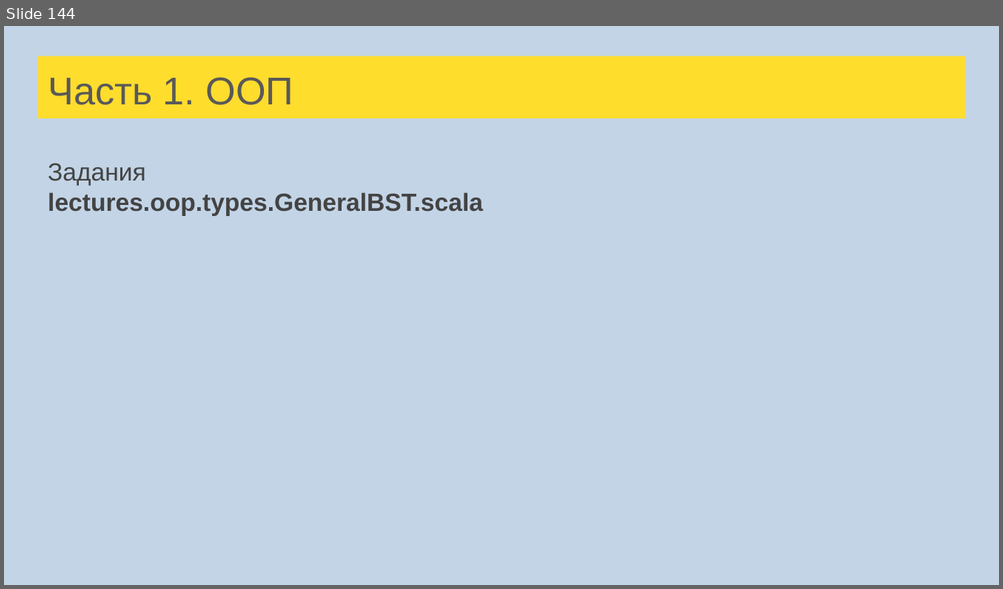
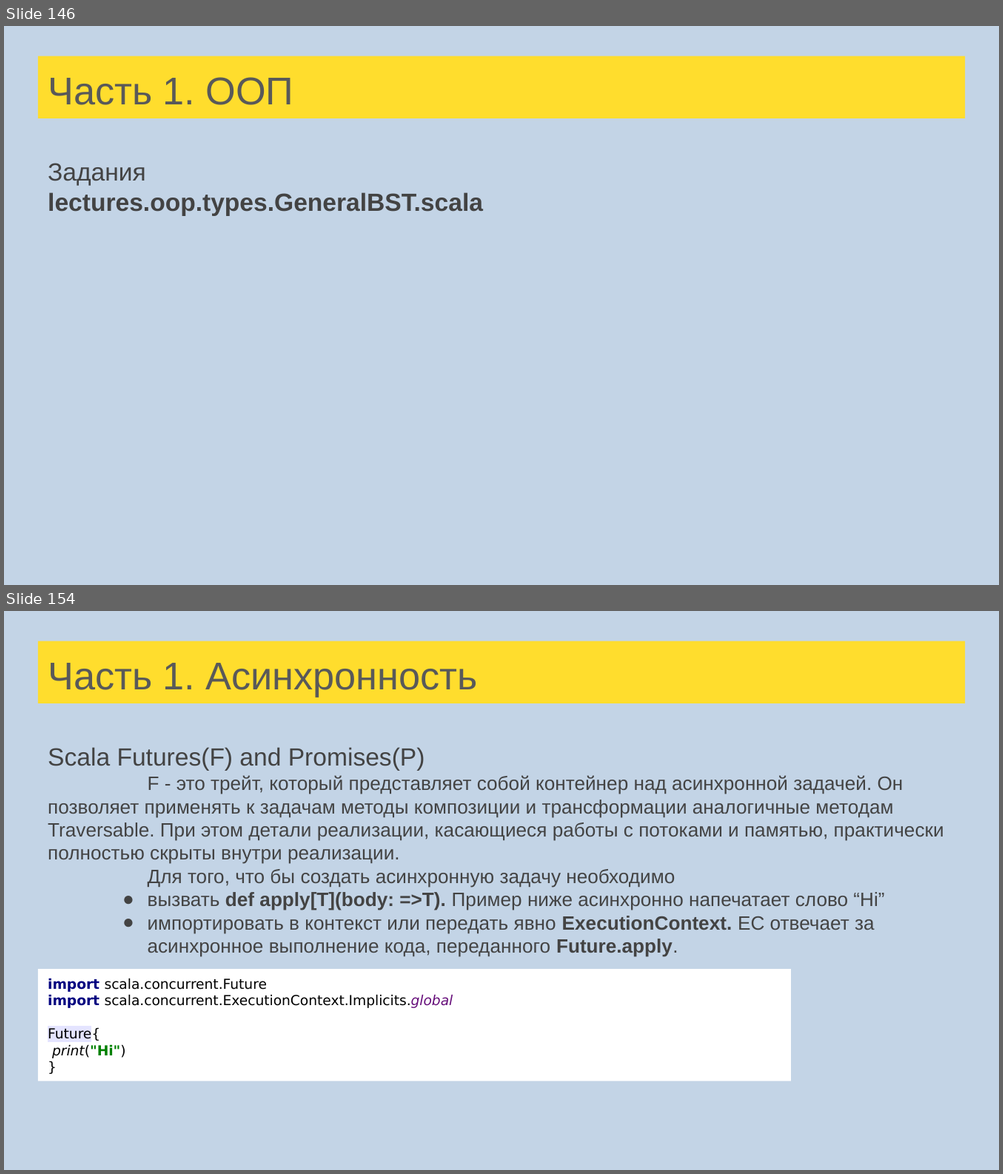
Before and after one commit to tralfamadore/ScalaLectures, a slide deck: src/main/resources/Лекции Scala для FinTech.pptx. Shown one above the other, each under a label of ours: slide 144 before the commit, slides 146 and 154 after it; the slides between them are not shown. The pictures are 1003x589 and 1003x1174 pixels, drawn with LibreOffice and Linux fonts; fonts in the diff are those of the drawing. Boxes give left, top, right and bottom in pixels: in the first picture for what was removed or moved away, otherwise in the second. Text is boxed around its words. In the diff, an @@ line names an element or a change of style, - is before the commit and + after.

Commit message:
Async Futures added

```diff
--- a/src/main/resources/Лекции Scala для FinTech.pptx
+++ b/src/main/resources/Лекции Scala для FinTech.pptx
@@ slide 154 added at (4,611,999,1170), background #C3D4E6 @@
@@ title added at (38,641,965,703), fill #FFDD2D, 28 pt, text #595959 @@
+Часть 1. Асинхронность
@@ text added at (48,747,944,957), 14 pt, text #434343 @@
+Scala Futures(F) and Promises(P)
+F - это трейт, который представляет собой контейнер над асинхронной задачей. Он позволяет применять к задачам методы композиции и трансформации аналогичные методам Traversable. При этом детали реализации, касающиеся работы с потоками и памятью, практически полностью скрыты внутри реализации.
+Для того, что бы создать асинхронную задачу необходимо
+● вызвать def apply[T](body: =>T). Пример ниже асинхронно напечатает слово “Hi”
+● импортировать в контекст или передать явно ExecutionContext. EC отвечает за асинхронное выполнение кода, переданного Future.apply.
@@ rectangle added at (38,969,791,1082), fill #FFFFFF, 10 pt, text #000000 @@
+import scala.concurrent.Future
+import scala.concurrent.ExecutionContext.Implicits.global
+Future{
+print("Hi")
+}
@@ what was slide 144 is now slide 146 @@
```
Also in this commit, not shown: 3 slides changed, 16 other slides added, 2 slides removed, 4 other files.
